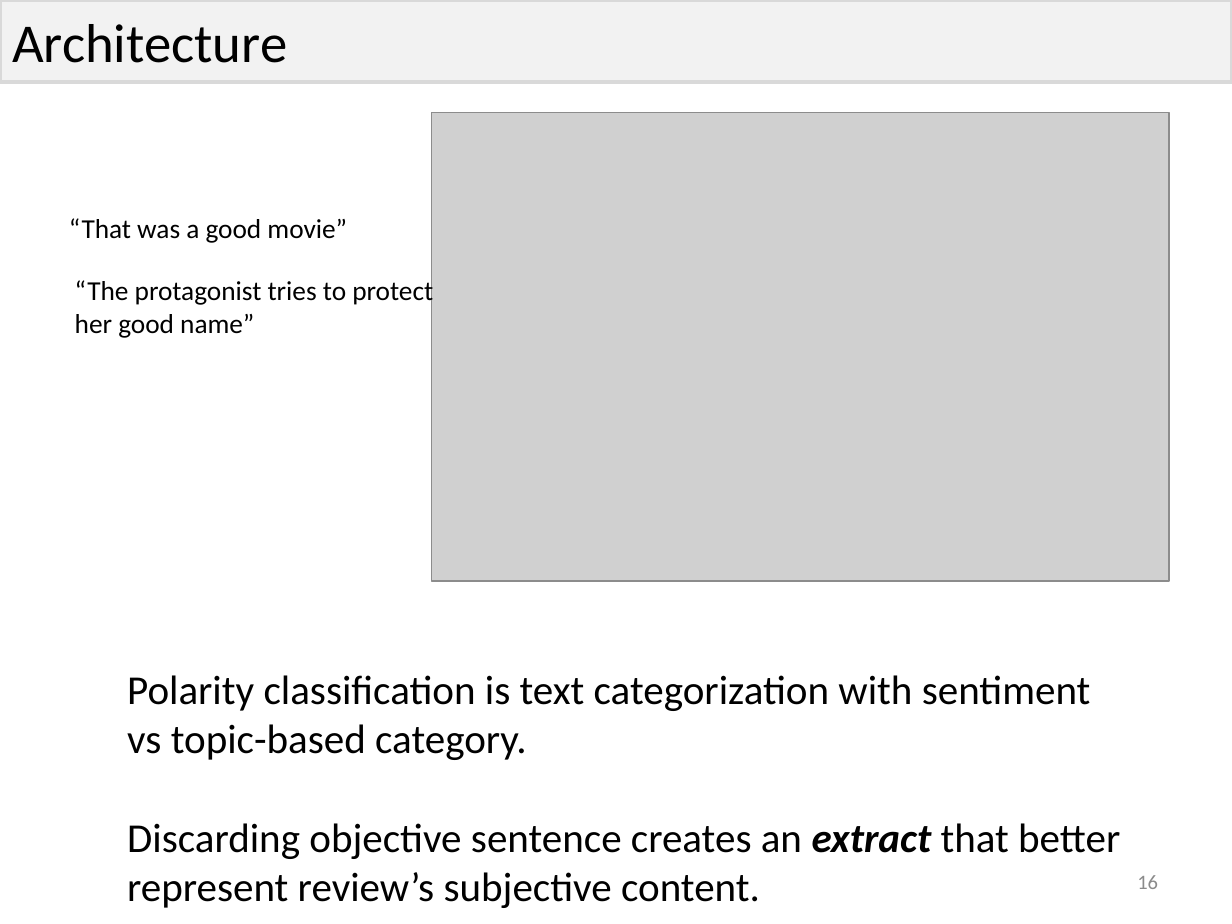
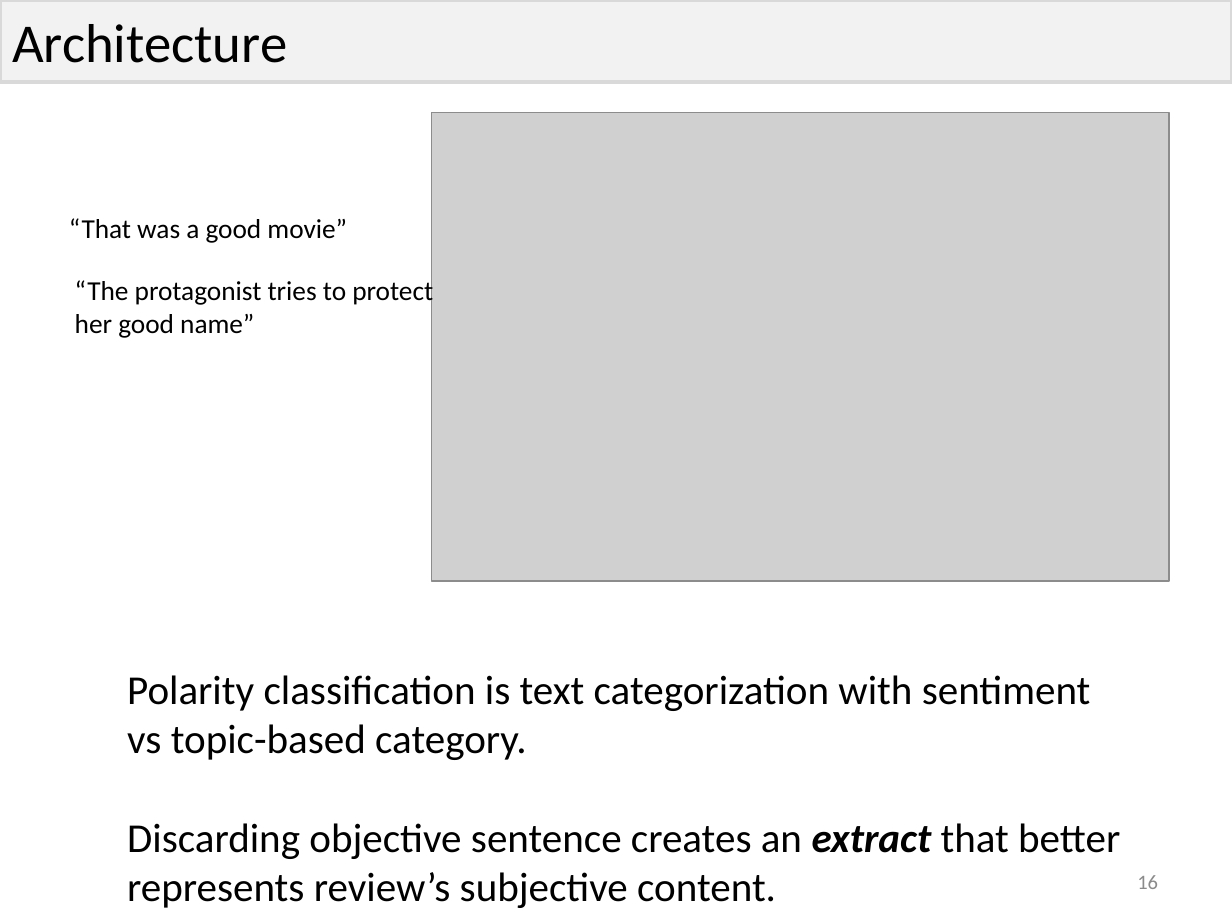
Before and after one commit to phvargas/cs834-f16, a slide deck: slide 16 of presentation-4/presentation4.pptx. Drawn at 1232x924 pixels with LibreOffice and Linux fonts; fonts in the diff are those of the drawing; grey boxes stand for pictures. Boxes give left, top, right and bottom in pixels: in the first picture for what was removed or moved away, otherwise in the second. Text is boxed around its words. In the diff, an @@ line names an element or a change of style, - is before the commit and + after.

```diff
--- a/presentation-4/presentation4.pptx
+++ b/presentation-4/presentation4.pptx
@@ text at [127,823,1120,908]: text changed @@
-Discarding objective sentence creates an extract that better represent review’s subjective content.
+Discarding objective sentence creates an extract that better represents review’s subjective content.
```
Also in this commit, not shown: 6 other slides changed.
